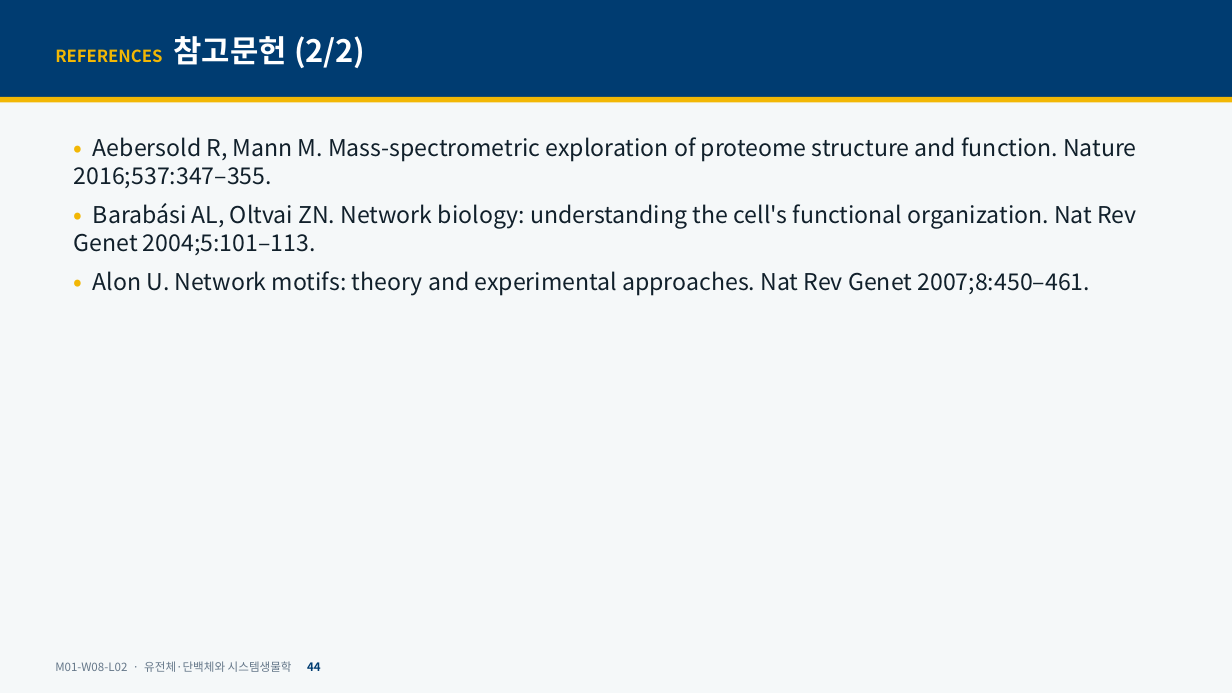
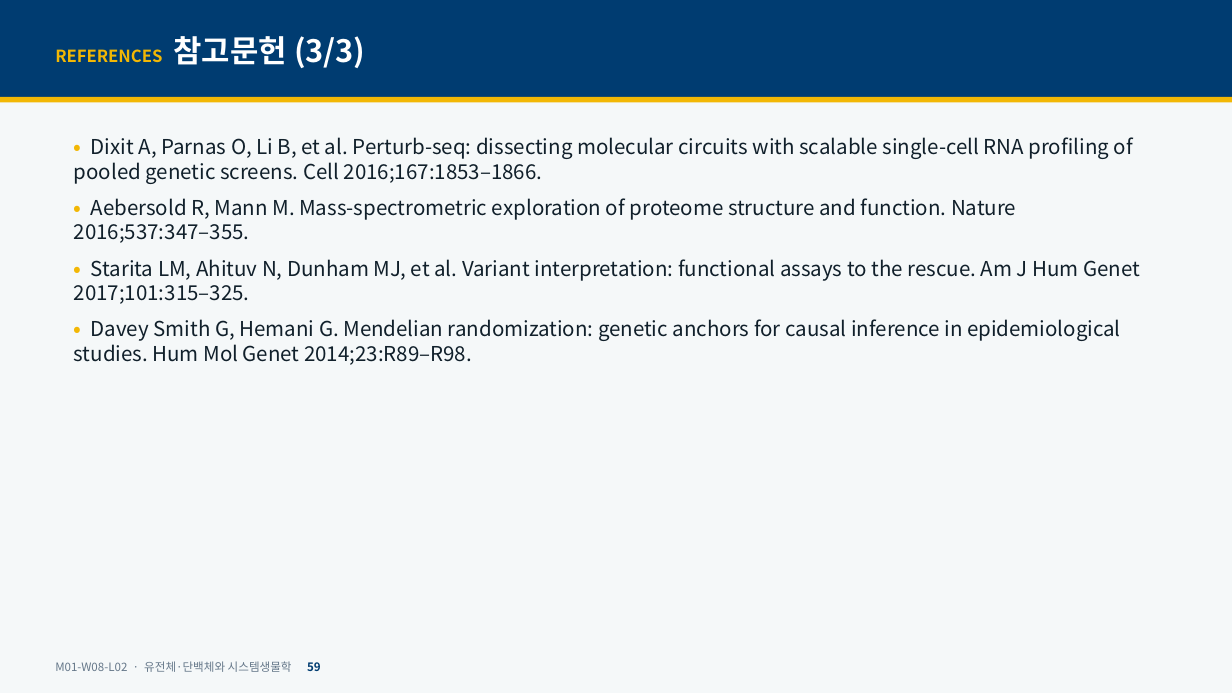
Before and after one commit to hoperiasd2/hoperiasd2.github.io, a slide deck: slide 59 of curriculum/M01/W08/L02/slides.pptx (slide 44 before the commit). Drawn at 1232x693 pixels with LibreOffice and Linux fonts; fonts in the diff are those of the drawing. Boxes give left, top, right and bottom in pixels: in the first picture for what was removed or moved away, otherwise in the second. Text is boxed around its words. In the diff, an @@ line names an element or a change of style, - is before the commit and + after.

```diff
--- a/curriculum/M01/W08/L02/slides.pptx
+++ b/curriculum/M01/W08/L02/slides.pptx
@@ text at (x1=55, y1=36, x2=366, y2=68): text changed @@
-REFERENCES 참고문헌 (2/2)
+REFERENCES 참고문헌 (3/3)
@@ text at (x1=74, y1=137, x2=1133, y2=184): paragraph added @@
+• Dixit A, Parnas O, Li B, et al. Perturb-seq: dissecting molecular circuits with scalable single-cell RNA profiling of pooled genetic screens. Cell 2016;167:1853–1866.
@@ text at (x1=74, y1=198, x2=1016, y2=243): size 18 to 16 pt in "• Aebersold R, Mann M. Mass-spectrometric exploration ..." @@
@@ text at (x1=74, y1=259, x2=1140, y2=365): text changed; size 18 to 16 pt @@
-• Barabási AL, Oltvai ZN. Network biology: understanding the cell's functional organization. Nat Rev Genet 2004;5:101–113.
-• Alon U. Network motifs: theory and experimental approaches. Nat Rev Genet 2007;8:450–461.
+• Starita LM, Ahituv N, Dunham MJ, et al. Variant interpretation: functional assays to the rescue. Am J Hum Genet 2017;101:315–325.
+• Davey Smith G, Hemani G. Mendelian randomization: genetic anchors for causal inference in epidemiological studies. Hum Mol Genet 2014;23:R89–R98.
@@ text at (x1=55, y1=661, x2=321, y2=672): text changed @@
-M01-W08-L02 · 유전체·단백체와 시스템생물학 44
+M01-W08-L02 · 유전체·단백체와 시스템생물학 59
```
Also in this commit, not shown: 41 other slides changed, 15 slides added, 5 other files.
